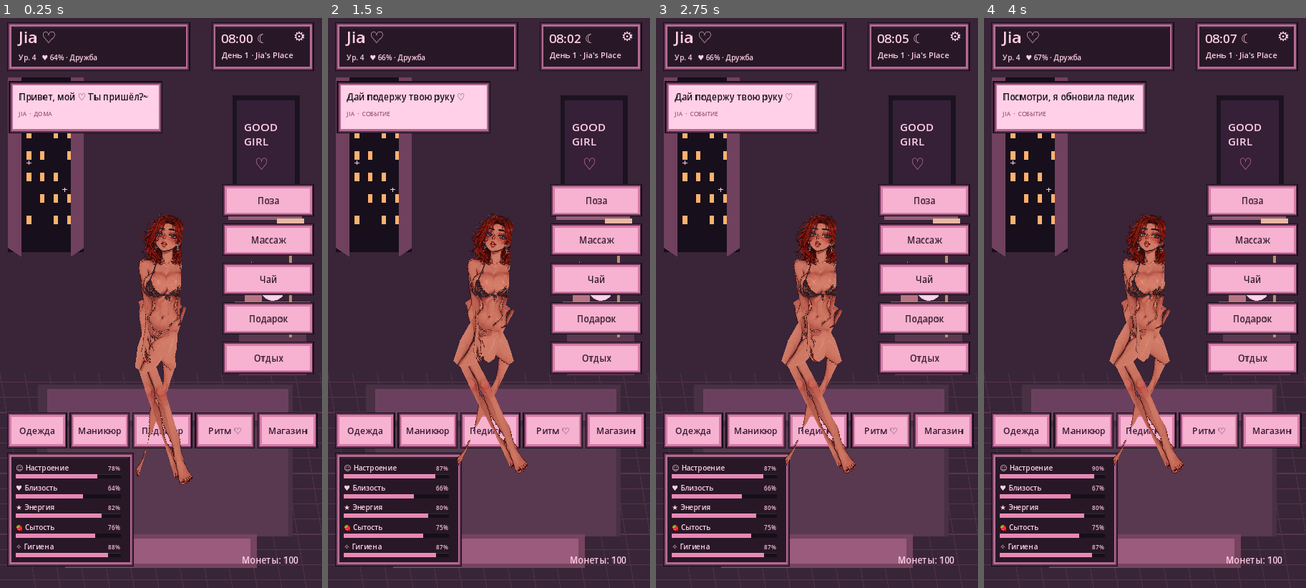
Above: before the commit, frames 1-4 (left to right).
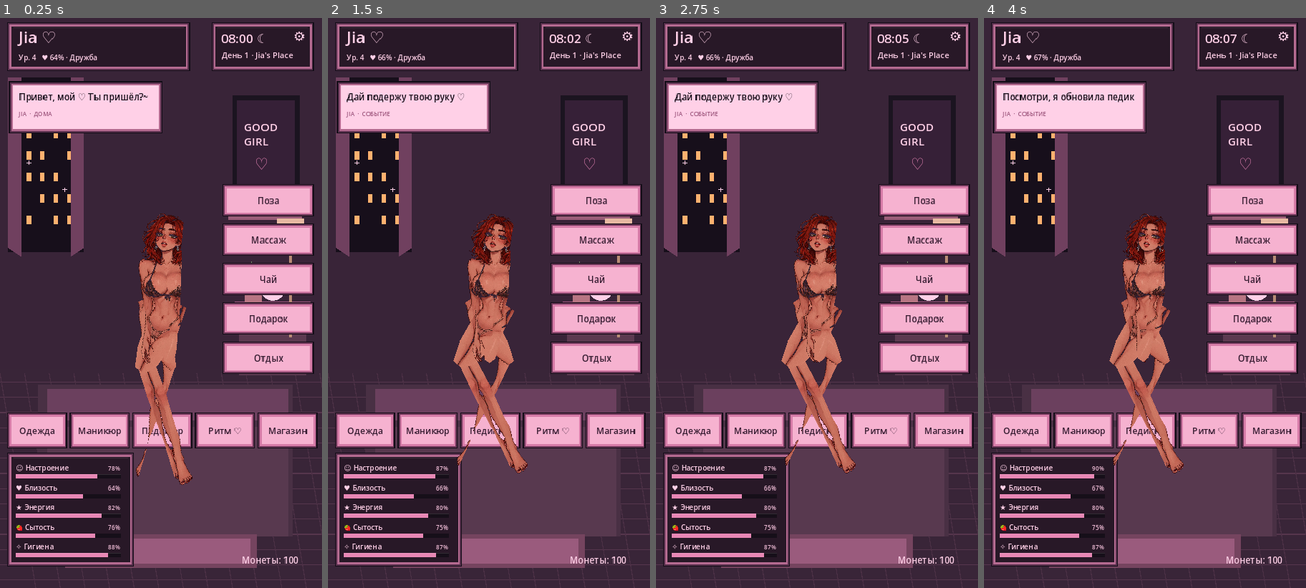
Above: after the commit, the same moments.

Repository: babymurderr0711/jia-android
Game: Godot game, scene res://Main.tscn
Two runs of this game, one before a commit and one after it. Both use one fixed random seed, a clock stepped at 60 frames per second and the inputs below.
Inputs (mouse positions are in pixels of both pictures, inside the frame that each line leads up to):
- Up to frame 1 (0.25 s): no input
- Up to frame 2 (1.5 s): move the mouse to (559, 274) at 0.52 s; click (559, 274) at 0.67 s; drag from (424, 331) to (472, 417) at 1.27 s
- Up to frame 3 (2.75 s): move the mouse to (849, 177) at 2.02 s; click (849, 177) at 2.17 s
- Up to frame 4 (4 s): drag from (1128, 417) to (1048, 217) at 2.77 s; move the mouse to (1241, 388) at 3.52 s; click (1241, 388) at 3.67 s

The runs differ from the first frame. In frame 1, less than 0.1% of the frame differs, in the area x 43-57%, y 34-61%; in frame 2, 0.3%; in frame 3, 0.4%; in frame 4, 0.4%.

Commit message:
Polish Jia rig pose limits and secondary animation

Diff:
--- a/godot/jia_skeleton_rig.gd
+++ b/godot/jia_skeleton_rig.gd
@@ -18,6 +18,8 @@
 var gesture_time := 0.0
 var gesture_strength := 0.0
 var secondary_motion := 0.0
+var head_look := 0.0
+var hair_sway := 0.0
 var expression := "soft"
 var manicure := 0
 var pedicure := 0
@@ -42,6 +44,8 @@
 		gesture_time = maxf(0.0, gesture_time - delta)
 	gesture_strength = move_toward(gesture_strength, 1.0 if gesture_time > 0.0 else 0.0, delta * 2.8)
 	secondary_motion = sin(clock * 1.7) * 0.025 + sin(clock * 0.83) * 0.012
+	head_look = sin(clock * 0.37) * 0.035
+	hair_sway = sin(clock * 1.9) * 0.045 + sin(clock * 0.8) * 0.018
 	_animate_bones(delta)
 	queue_redraw()
 
@@ -68,6 +72,15 @@
 			if bone_name == "Shoulder_R": return -0.24 * amount
 		"rest":
 			if bone_name == "Head": return 0.08 * amount
+		"nod":
+			if bone_name == "Head": return sin(clock * 7.0) * 0.12 * amount
+		"look":
+			if bone_name == "Head": return -0.22 * amount
+			if bone_name == "Torso": return -0.035 * amount
+		"laugh":
+			if bone_name == "Head": return sin(clock * 9.0) * 0.07 * amount
+			if bone_name == "Shoulder_L": return -0.08 * amount
+			if bone_name == "Shoulder_R": return 0.08 * amount
 	return 0.0
 
 func set_appearance(outfit: Color, hands: int, feet: int, face: String, outfit_style: int = 0) -> void:
@@ -378,7 +391,7 @@
 		{"Root":0.0,"Torso":0.0,"Head":0.0,"Shoulder_L":-0.28,"Shoulder_R":0.28,"Elbow_L":0.08,"Elbow_R":-0.08,"Wrist_L":0.0,"Wrist_R":0.0,"Hip_L":0.0,"Hip_R":0.0,"Knee_L":0.0,"Knee_R":0.0},
 		{"Root":0.0,"Torso":-0.08,"Head":0.03,"Shoulder_L":-0.48,"Shoulder_R":0.48,"Elbow_L":0.25,"Elbow_R":-0.25,"Wrist_L":0.0,"Wrist_R":0.0,"Hip_L":-1.05,"Hip_R":1.05,"Knee_L":1.45,"Knee_R":-1.45},
 		{"Root":1.35,"Torso":0.08,"Head":-0.04,"Shoulder_L":0.5,"Shoulder_R":-0.5,"Elbow_L":0.35,"Elbow_R":-0.35,"Wrist_L":0.0,"Wrist_R":0.0,"Hip_L":0.25,"Hip_R":-0.25,"Knee_L":0.45,"Knee_R":-0.45},
-		{"Root":0.0,"Torso":0.0,"Head":PI,"Shoulder_L":0.15,"Shoulder_R":-0.15,"Elbow_L":0.0,"Elbow_R":0.0,"Wrist_L":0.0,"Wrist_R":0.0,"Hip_L":-0.08,"Hip_R":0.08,"Knee_L":0.0,"Knee_R":0.0}
+		{"Root":0.0,"Torso":0.10,"Head":0.18,"Shoulder_L":0.10,"Shoulder_R":-0.10,"Elbow_L":0.12,"Elbow_R":-0.12,"Wrist_L":0.0,"Wrist_R":0.0,"Hip_L":-0.08,"Hip_R":0.08,"Knee_L":0.0,"Knee_R":0.0}
 	]
 	var targets: Dictionary = pose_targets[pose]
 	for key in targets:
@@ -386,12 +399,21 @@
 		if key == "Torso":
 			target += breath * 0.018 + secondary_motion
 		elif key == "Head":
-			target += idle_sway * 0.025
+			target += idle_sway * 0.025 + head_look
 		elif key == "Shoulder_L":
 			target += sin(clock * 1.1) * 0.025
 		elif key == "Shoulder_R":
 			target -= sin(clock * 1.1 + 0.4) * 0.025
+		elif key == "Elbow_L":
+			target += sin(clock * 0.9 + 0.6) * 0.012
+		elif key == "Elbow_R":
+			target -= sin(clock * 0.9) * 0.012
 		target += _gesture_offset(str(key))
+		var limits := {"Head":Vector2(-0.42,0.42),"Torso":Vector2(-0.28,0.28),"Shoulder_L":Vector2(-1.0,1.0),"Shoulder_R":Vector2(-1.0,1.0),"Elbow_L":Vector2(-1.25,1.25),"Elbow_R":Vector2(-1.25,1.25),"Wrist_L":Vector2(-0.65,0.65),"Wrist_R":Vector2(-0.65,0.65),"Hip_L":Vector2(-1.25,1.25),"Hip_R":Vector2(-1.25,1.25),"Knee_L":Vector2(-1.5,1.5),"Knee_R":Vector2(-1.5,1.5)}
+		if limits.has(key):
+			target = clampf(target, limits[key].x, limits[key].y)
 		var bone: Bone2D = bones[key]
 		var blend := 1.0 - exp(-pose_blend_speed * delta)
 		bone.rotation = lerp_angle(bone.rotation, target, blend)
+	var hair_bone: Bone2D = bones["Hair"]
+	hair_bone.rotation = lerpf(hair_bone.rotation, hair_sway, 1.0 - exp(-7.0 * delta))
